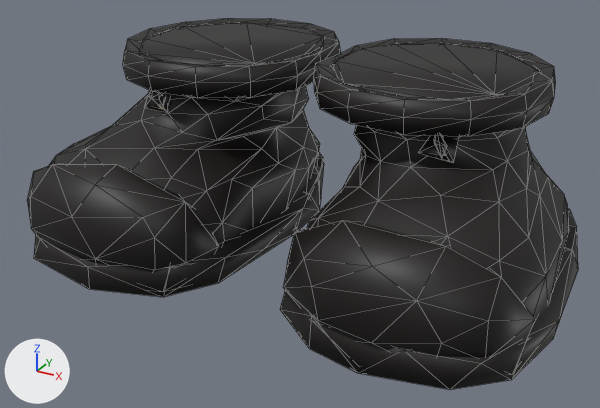
An edit to the glTF model assets/pirates/items/v5/boots_gold_male_lo.glb, drawn before and after from the same camera.
Rendered twice from a 50 mm camera at (0.381, -0.786, 0.398) aimed at (0.003, -0.1, 0.055). Arrows for +X, +Y and +Z are at lower left; the lights stay in place. The picture after the commit comes second. Mesh edges are drawn as thin lines.

Objects in the first picture: 'boots_gold_male_lo'.
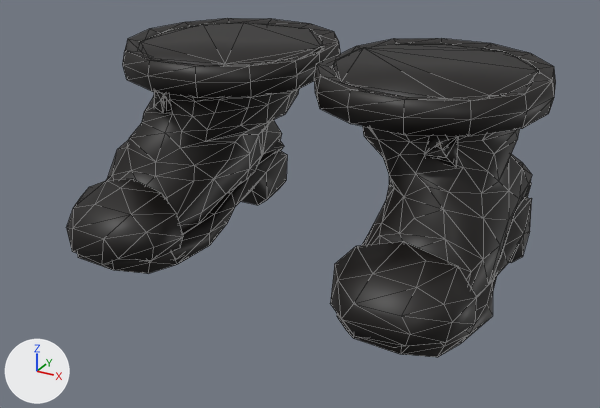
Where the change shows, as pixel boxes [x1, y1, x2, y2] in the pictures (600 x 408 px; the box of a moved part takes in the faces that stretch with it):
'boots_gold_male_lo', reshaped (11% narrower, 9% shorter): before [27, 18, 578, 390]; after [67, 18, 556, 357]
part 1 of me_boots_gold_male_lo, rebuilt: before [49, 22, 324, 247]; after [107, 22, 324, 233]
part 2 of me_boots_gold_male_lo, rebuilt (21% narrower, 9% shorter): before [306, 43, 569, 323]; after [332, 43, 539, 297]
part 3 of me_boots_gold_male_lo, rebuilt (not visible before): after [67, 179, 183, 264]
part 4 of me_boots_gold_male_lo, rebuilt (not visible before): after [330, 241, 477, 347]
part 5 of me_boots_gold_male_lo, rebuilt (not visible before): after [337, 197, 532, 357]
part 6 of me_boots_gold_male_lo, rebuilt (not visible afterwards): before [280, 209, 578, 390]
part 7 of me_boots_gold_male_lo, rebuilt (not visible before): after [78, 151, 287, 274]
part 8 of me_boots_gold_male_lo, rebuilt (not visible afterwards): before [34, 162, 324, 297]
part 9 of me_boots_gold_male_lo, rebuilt: before [144, 91, 170, 112]; after [154, 92, 171, 113]
part 10 of me_boots_gold_male_lo, rebuilt (15% narrower, 10% taller): before [419, 135, 459, 163]; after [424, 136, 458, 167]
part 11 of me_boots_gold_male_lo, added (mostly hidden): after [271, 140, 284, 153]
part 12 of me_boots_gold_male_lo, moved or reshaped: before [27, 39, 556, 358]; after [251, 39, 392, 107]

Diff of the bpy script that builds the scene:
```diff
--- a/assets/pirates/items/v5/boots_gold_male_lo.glb.py
+++ b/assets/pirates/items/v5/boots_gold_male_lo.glb.py
@@ me_boots_gold_male_lo @@
-me_boots_gold_male_lo.from_pydata(...)  # 1216 vertices, 2380 faces; spans x -0.283..0.279, y -0.262..0.097, z -0.009..0.199
+me_boots_gold_male_lo.from_pydata(...)  # 1378 vertices, 2702 faces; spans x -0.234..0.231, y -0.241..0.088, z -0.005..0.199
+# me_boots_gold_male_lo part 1: the loose piece of 143 vertices spanning x -0.275..-0.016, y -0.251..0.081, z 0.005..0.198 is rebuilt with 168 vertices and now spans x -0.222..-0.016, y -0.233..0.075, z 0.007..0.198
+# me_boots_gold_male_lo part 2: the loose piece of 142 vertices spanning x 0.012..0.268, y -0.251..0.078, z 0.005..0.198 is rebuilt with 167 vertices and now spans x 0.015..0.219, y -0.234..0.078, z 0.008..0.198
+# me_boots_gold_male_lo part 3: the loose piece of 34 vertices spanning x -0.267..-0.045, y -0.254..-0.152, z 0.004..0.102 is rebuilt with 34 vertices and now spans x -0.222..-0.087, y -0.239..-0.15, z 0.001..0.074
+# me_boots_gold_male_lo part 4: the loose piece of 34 vertices spanning x 0.041..0.264, y -0.254..-0.151, z 0.003..0.099 is rebuilt with 34 vertices and now spans x 0.084..0.217, y -0.241..-0.149, z 0.001..0.074
+# me_boots_gold_male_lo part 5: the loose piece of 32 vertices spanning x 0.031..0.274, y -0.254..0.087, z -0.004..0.035 is rebuilt with 47 vertices and now spans x 0.083..0.22, y -0.238..0.063, z -0.005..0.046
+# me_boots_gold_male_lo part 6: the loose piece of 32 vertices spanning x 0.027..0.279, y -0.257..0.091, z -0.009..0.04 is rebuilt with 47 vertices and now spans x 0.089..0.215, y -0.233..0.057, z 0.0..0.041
+# me_boots_gold_male_lo part 7: the loose piece of 32 vertices spanning x -0.278..-0.029, y -0.257..0.091, z -0.004..0.035 is rebuilt with 47 vertices and now spans x -0.223..-0.088, y -0.238..0.063, z -0.005..0.046
+# me_boots_gold_male_lo part 8: the loose piece of 32 vertices spanning x -0.283..-0.024, y -0.262..0.097, z -0.009..0.04 is rebuilt with 47 vertices and now spans x -0.218..-0.093, y -0.233..0.057, z 0.0..0.041
+# me_boots_gold_male_lo part 9: the loose piece of 13 vertices spanning x -0.175..-0.141, y -0.125..-0.098, z 0.136..0.162 is rebuilt with 14 vertices and now spans x -0.176..-0.143, y -0.122..-0.095, z 0.128..0.162
+# me_boots_gold_male_lo part 10: the loose piece of 12 vertices spanning x 0.138..0.17, y -0.134..-0.102, z 0.139..0.165 is rebuilt with 12 vertices and now spans x 0.14..0.17, y -0.127..-0.099, z 0.132..0.162
+# me_boots_gold_male_lo part 11: a new loose piece of 13 vertices spanning x -0.206..-0.101, y 0.019..0.066, z 0.026..0.068, in mat_boots_gold
+# me_boots_gold_male_lo part 12: 2 vertices moved within x 0.01, y -0.082..0.012, z 0.169..0.197; 430 vertices removed from x -0.273..0.269, y -0.259..0.086, z -0.002..0.199; 360 vertices added at x -0.217..0.214, y -0.229..0.073, z 0.013..0.198
+# other edits to the shape of me_boots_gold_male_lo do not show in these pictures
 me_boots_gold_male_lo.materials.append(mat_boots_gold)
```
